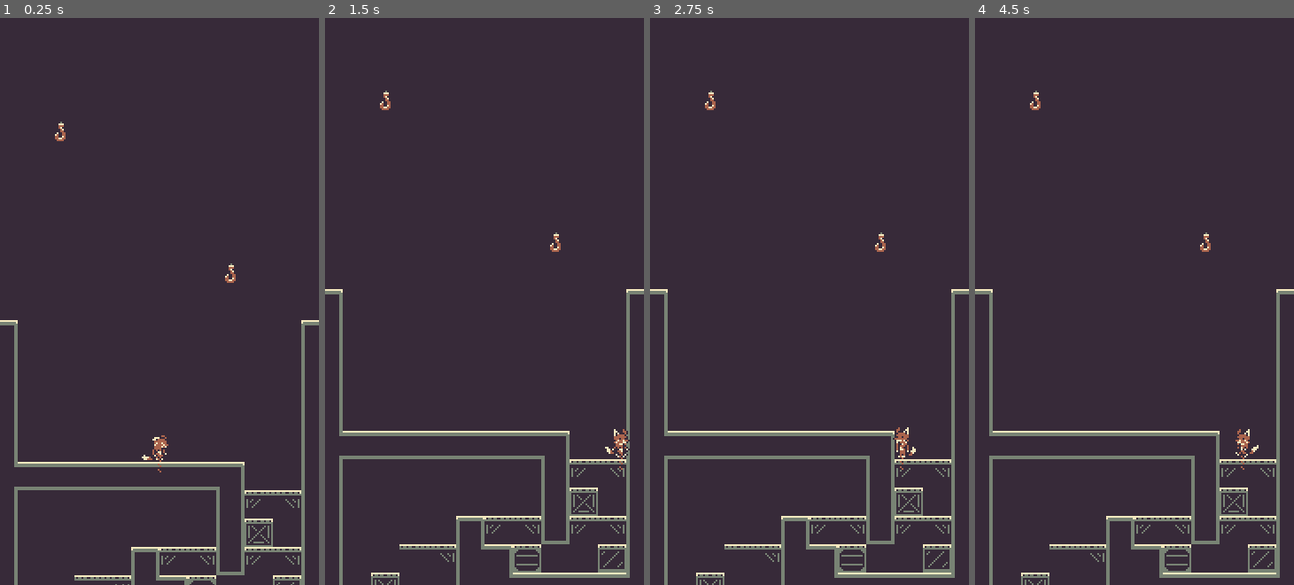
Above: before the commit, frames 1-4 (left to right).
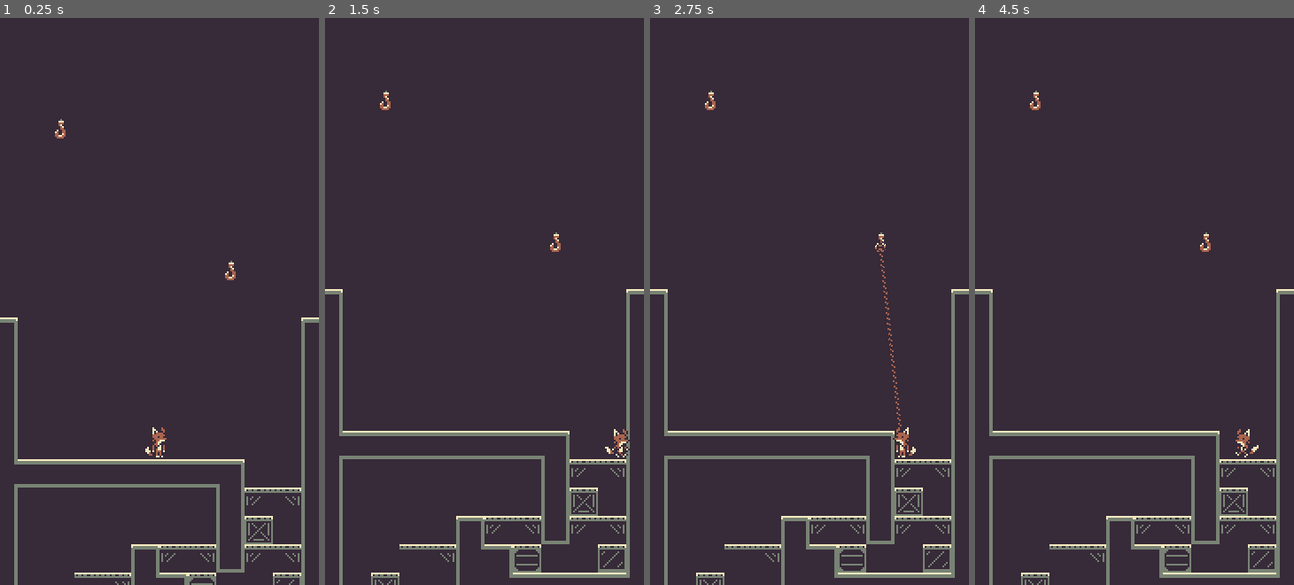
Above: after the commit, the same moments.

Repository: diego-escalante/GO2023-GrapplePack
Game: Godot game, scene res://world/world.tscn
Same seed, same stepped clock (60 frames per second), same inputs: the game is played once before the commit and once after it.
Inputs (mouse positions are in pixels of both pictures, inside the frame that each line leads up to):
- Up to frame 1 (0.25 s): no input
- Up to frame 2 (1.5 s): tap Enter at 0.5 s; move the mouse to (554, 273) at 0.52 s; press the mouse at (554, 273) at 0.53 s; hold D (right) from 0.53 s (still down); tap W (jump) at 0.77 s; move the mouse to (420, 329) at 1.27 s; release the mouse at (420, 329) at 1.28 s; click (420, 329) at 1.35 s
- Up to frame 3 (2.75 s): tap W (jump) at 1.52 s; move the mouse to (841, 176) at 2.02 s; release D (right) at 2.03 s; press the mouse at (841, 176) at 2.03 s; hold A (left) from 2.03 s (still down)
- Up to frame 4 (4.5 s): move the mouse to (1118, 414) at 2.77 s; release A (left) at 2.78 s; release the mouse at (1118, 414) at 2.78 s; hold D (right) 2.78-4.28 s; click (1118, 414) at 2.85 s; tap W (jump) at 3.02, 3.77 s; move the mouse to (1230, 386) at 3.52 s; press the mouse at (1230, 386) at 3.53 s; move the mouse to (1038, 216) at 4.27 s; release the mouse at (1038, 216) at 4.28 s; hold A (left) from 4.28 s (still down); click (1038, 216) at 4.35 s

The runs differ from the first frame. In frame 1, 3.7% of the frame differs, in the area x 0-100%, y 17-100%; in frame 2, less than 0.1%; in frame 3, 0.2%; in frame 4, less than 0.1%.

Commit message:
Rework how grapple extends, hooks, and retracts

Diff:
--- a/objects/grapple/grapple.gd
+++ b/objects/grapple/grapple.gd
@@ -1,107 +1,139 @@
 extends Node2D
 class_name Grapple
 
-signal extended(is_attached)
-signal pulled
+enum State {IDLE, EXTENDING, HOOKED, RETRACTING}
 
-enum State {IDLE, EXTENDING, EXTENDED, RETRACTING, PULLING}
+@export var input_enabled := true
+@export var speed := 50.0
+@export var grapple_length := 10.0
 
-@export var _grapple_speed := 60.0
-@export var _input_enabled = true
-@export var _grapple_length := 5.0
+var _pointQueryParams := PhysicsPointQueryParameters2D.new()
+var _state := State.IDLE :
+	set(val):
+		visible = val != State.IDLE
+		_state = val
+var _target := Vector2.ZERO
+var _is_target_grappable := false
 
-var target: Vector2
-var _state := State.IDLE
-var _grapple_total_time: float
-var _grapple_time: float
-var _can_attach: bool
-
-@onready var _chain := $Chain as Line2D
-@onready var _hook := $Hook as Sprite2D
-@onready var _raycast := $RayCast2D as RayCast2D
-
-func _unhandled_input(event):
-	if event.is_action_pressed("grapple") and _state == State.IDLE:
-		extend(get_global_mouse_position())
-		pass
-	elif event.is_action_released("grapple") and (_state == State.EXTENDING or _state == State.EXTENDED):
-		print("retract")
-		# Retract
-		pass
+@onready var hook := $Hook as CharacterBody2D
+@onready var hook_raycast := $Hook/RayCast2D as RayCast2D
+@onready var chain := $Chain as Line2D
 
 
-
-func extend(to: Vector2) -> void:
-	_cast_ray(to)
-	_state = State.EXTENDING
-	_grapple_total_time = global_position.distance_to(target) / GameConsts.PIXELS_PER_UNIT / _grapple_speed
-	_grapple_time = 0
-	visible = true
+func _ready() -> void:
+	_pointQueryParams.collide_with_areas = true
+	_pointQueryParams.collide_with_bodies = false
+	_pointQueryParams.collision_mask = 4 # Grappleable areas are on Layer 3, Bit 2 (zero-indexed).
+	hook.top_level = true
 
 
-func retract() -> void:
-	if _state != State.IDLE or _state != State.RETRACTING:
-		_state = State.RETRACTING
-		_grapple_total_time = global_position.distance_to(target) / GameConsts.PIXELS_PER_UNIT / _grapple_speed
-		_grapple_time = _grapple_total_time
+func _unhandled_input(event: InputEvent) -> void:
+	if event.is_action_pressed("grapple") and _state == State.IDLE and input_enabled:
+		_set_target()
+		_state = State.EXTENDING
+		hook.global_position = global_position
 
-func pull() -> void:
-	if _state != State.IDLE:
-		_state = State.PULLING
-func is_ready() -> bool:
-	return _state == State.IDLE
+	elif event.is_action_released("grapple") and _state != State.IDLE:
+		_state = State.IDLE
+
 
 func _physics_process(delta: float) -> void:
 	match _state:
 		State.IDLE:
-			pass
-
-		State.PULLING:
-			_set_grapple_head(target)
-			if target == global_position:
-				_state = State.IDLE
-				visible = false
-				pulled.emit()
-
+			return
 		State.EXTENDING:
-			_grapple_time = min(_grapple_time + delta, _grapple_total_time)
-			var current_position := global_position.lerp(target, _grapple_time/_grapple_total_time)
-			_set_grapple_head(current_position)
-			if _grapple_time == _grapple_total_time:
-				_state = State.EXTENDED
-				extended.emit(_can_attach)
-
-		State.EXTENDED:
-			_set_grapple_head(target)
-
+			_extend_process(delta)
+		State.HOOKED:
+			_hooked_process(delta)
 		State.RETRACTING:
-			_grapple_time = max(0, _grapple_time - delta)
-			if _grapple_time == 0:
-				_state = State.IDLE
-				visible = false
-			_set_grapple_head(global_position.lerp(target, _grapple_time/_grapple_total_time))
-
-func _cast_ray(to: Vector2):
-	_raycast.enabled = true
-	_raycast.target_position = to_local(position.direction_to(to) * _grapple_length)
-	_raycast.force_raycast_update()
-
-	if not _raycast.is_colliding():
-		# If the grapple won't hit anything, extend it the full way, but don't attach.
-		_can_attach = false
-		target = to
-	elif _raycast.get_collider() is GrappleArea:
-		# If the grapple hits a grapple area, extend it to a grapple area's grapple point, attach.
-		_can_attach = true
-		target = (_raycast.get_collider() as GrappleArea).get_grapple_point(to)
-	else:
-		# if the grapple hits a wall, extend to the wall, but don't attach.
-		_can_attach = false
-		target = _raycast.get_collision_point()
-	_raycast.target_position = Vector2.ZERO
-	_raycast.enabled = false
+			_retract_process(delta)
 
 
-func _set_grapple_head(pos: Vector2) -> void:
-	pass
-#	set_point_position(1, to_local(pos))
+func _extend_process(delta: float) -> void:
+
+	var motion := hook.global_position.direction_to(_target) * speed * delta * GameConsts.PIXELS_PER_UNIT
+	var length_traveled := hook.global_position.distance_to(global_position)
+
+	# Make sure to cap the length of the grapple.
+	if length_traveled + motion.length() > grapple_length * GameConsts.PIXELS_PER_UNIT:
+		# if the hook does not catch anything this update, it will be retracting on the next one.
+		_state = State.RETRACTING
+		# cap the motion this update to not overshoot.
+		motion = hook.global_position.direction_to(_target) * (grapple_length * GameConsts.PIXELS_PER_UNIT - length_traveled)
+
+	# Rotate the hook accordingly. This must happen before raycasting, as the raycast direction is
+	# forward relative to the hook's rotation.
+	hook.look_at(_target)
+
+	# Raycast to the new position.
+	hook_raycast.target_position = Vector2.RIGHT * motion.length()
+	hook_raycast.force_raycast_update()
+	if hook_raycast.is_colliding():
+		if hook_raycast.get_collider() is GrappleArea:
+			# Hit a grappleable.
+			hook.global_position = (hook_raycast.get_collider() as GrappleArea).get_grapple_point(hook_raycast.get_collision_point())
+			_state = State.HOOKED
+
+		else:
+			# Hit a wall.
+			hook.global_position = hook_raycast.get_collision_point()
+			_state = State.RETRACTING
+	else:
+		# Nothing impeding the hook.
+		if motion.length() > hook.global_position.distance_to(_target):
+			hook.global_position = _target
+			_state = State.RETRACTING
+		else:
+			hook.global_position += motion
+
+	# Update chain.
+	chain.set_point_position(0, to_local(hook.global_position))
+
+func _hooked_process(delta: float) -> void:
+	# Rotate hook accordingly.
+	hook.look_at(global_position)
+	hook.rotation_degrees += 180
+
+	# Update chain.
+	chain.set_point_position(0, to_local(hook.global_position))
+
+
+func _retract_process(delta: float) -> void:
+	# Move the hook's position.
+	var motion := hook.global_position.direction_to(global_position) * speed * delta * GameConsts.PIXELS_PER_UNIT
+	if motion.length() > hook.global_position.distance_to(global_position):
+		hook.global_position = global_position
+		_state = State.IDLE
+	else:
+		hook.global_position += motion
+
+	# Rotate the hook accordingly.
+	hook.look_at(global_position)
+	hook.rotation_degrees += 180
+
+	# Update chain.
+	chain.set_point_position(0, to_local(hook.global_position))
+
+
+
+func _set_target() -> void:
+	var mouse_pos := get_global_mouse_position()
+	var grapple_area := _get_grapple_area(mouse_pos)
+	if grapple_area == null:
+		_target = mouse_pos
+		_is_target_grappable = false
+	else:
+		_target = grapple_area.get_grapple_point(mouse_pos)
+		_is_target_grappable = true
+
+
+func _get_grapple_area(at_position: Vector2) -> GrappleArea:
+	_pointQueryParams.position = at_position
+	var result := get_world_2d().direct_space_state.intersect_point(_pointQueryParams, 1)
+	if result.is_empty():
+		return null
+	return result.front().get("collider") as GrappleArea
+
+
+func get_direction() -> Vector2:
+	return global_position.direction_to(hook.global_position)
--- a/objects/grapple/grapple.tscn
+++ b/objects/grapple/grapple.tscn
@@ -1,27 +1,37 @@
-[gd_scene load_steps=5 format=3 uid="uid://d0h6gwsg2ewh2"]
+[gd_scene load_steps=6 format=3 uid="uid://d0h6gwsg2ewh2"]
 
 [ext_resource type="Script" path="res://objects/grapple/grapple.gd" id="1_iy5ks"]
 [ext_resource type="Texture2D" uid="uid://ck7n7p5dqrg5e" path="res://aseprite/grapple_chain.png" id="2_hirps"]
 [ext_resource type="Texture2D" uid="uid://bvevp17ts57m5" path="res://aseprite/tilemap.png" id="3_f64nv"]
 
-[sub_resource type="AtlasTexture" id="AtlasTexture_ycsix"]
+[sub_resource type="AtlasTexture" id="AtlasTexture_m1sw7"]
 atlas = ExtResource("3_f64nv")
-region = Rect2(164, 117, 8, 6)
+region = Rect2(165, 116, 6, 8)
+
+[sub_resource type="CircleShape2D" id="CircleShape2D_cdfxe"]
+radius = 1.41421
 
 [node name="Grapple" type="Node2D"]
 script = ExtResource("1_iy5ks")
 
 [node name="Chain" type="Line2D" parent="."]
 texture_repeat = 2
-points = PackedVector2Array(0, 0, 0, 16)
+points = PackedVector2Array(0, 0, 0, 0)
 width = 2.0
 texture = ExtResource("2_hirps")
 texture_mode = 1
 
-[node name="Hook" type="Sprite2D" parent="."]
-texture = SubResource("AtlasTexture_ycsix")
+[node name="Hook" type="CharacterBody2D" parent="."]
+collision_layer = 0
+motion_mode = 1
 
-[node name="RayCast2D" type="RayCast2D" parent="."]
+[node name="Sprite2D" type="Sprite2D" parent="Hook"]
+texture = SubResource("AtlasTexture_m1sw7")
+
+[node name="CollisionShape2D" type="CollisionShape2D" parent="Hook"]
+shape = SubResource("CircleShape2D_cdfxe")
+
+[node name="RayCast2D" type="RayCast2D" parent="Hook"]
 target_position = Vector2(0, 0)
 collision_mask = 5
 collide_with_areas = true
--- /dev/null
+++ b/objects/grapple/grapple_old.gd
@@ -0,0 +1,107 @@
+extends Node2D
+class_name GrappleOld
+
+signal extended(is_attached)
+signal pulled
+
+enum State {IDLE, EXTENDING, EXTENDED, RETRACTING, PULLING}
+
+@export var _grapple_speed := 60.0
+@export var _input_enabled = true
+@export var _grapple_length := 5.0
+
+var target: Vector2
+var _state := State.IDLE
+var _grapple_total_time: float
+var _grapple_time: float
+var _can_attach: bool
+
+@onready var _chain := $Chain as Line2D
+@onready var _hook := $Hook as Sprite2D
+@onready var _raycast := $RayCast2D as RayCast2D
+
+func _unhandled_input(event):
+	if event.is_action_pressed("grapple") and _state == State.IDLE:
+		extend(get_global_mouse_position())
+		pass
+	elif event.is_action_released("grapple") and (_state == State.EXTENDING or _state == State.EXTENDED):
+		print("retract")
+		# Retract
+		pass
+
+
+
+func extend(to: Vector2) -> void:
+	_cast_ray(to)
+	_state = State.EXTENDING
+	_grapple_total_time = global_position.distance_to(target) / GameConsts.PIXELS_PER_UNIT / _grapple_speed
+	_grapple_time = 0
+	visible = true
+
+
+func retract() -> void:
+	if _state != State.IDLE or _state != State.RETRACTING:
+		_state = State.RETRACTING
+		_grapple_total_time = global_position.distance_to(target) / GameConsts.PIXELS_PER_UNIT / _grapple_speed
+		_grapple_time = _grapple_total_time
+
+func pull() -> void:
+	if _state != State.IDLE:
+		_state = State.PULLING
+func is_ready() -> bool:
+	return _state == State.IDLE
+
+func _physics_process(delta: float) -> void:
+	match _state:
+		State.IDLE:
+			pass
+
+		State.PULLING:
+			_set_grapple_head(target)
+			if target == global_position:
+				_state = State.IDLE
+				visible = false
+				pulled.emit()
+
+		State.EXTENDING:
+			_grapple_time = min(_grapple_time + delta, _grapple_total_time)
+			var current_position := global_position.lerp(target, _grapple_time/_grapple_total_time)
+			_set_grapple_head(current_position)
+			if _grapple_time == _grapple_total_time:
+				_state = State.EXTENDED
+				extended.emit(_can_attach)
+
+		State.EXTENDED:
+			_set_grapple_head(target)
+
+		State.RETRACTING:
+			_grapple_time = max(0, _grapple_time - delta)
+			if _grapple_time == 0:
+				_state = State.IDLE
+				visible = false
+			_set_grapple_head(global_position.lerp(target, _grapple_time/_grapple_total_time))
+
+func _cast_ray(to: Vector2):
+	_raycast.enabled = true
+	_raycast.target_position = to_local(position.direction_to(to) * _grapple_length)
+	_raycast.force_raycast_update()
+
+	if not _raycast.is_colliding():
+		# If the grapple won't hit anything, extend it the full way, but don't attach.
+		_can_attach = false
+		target = to
+	elif _raycast.get_collider() is GrappleArea:
+		# If the grapple hits a grapple area, extend it to a grapple area's grapple point, attach.
+		_can_attach = true
+		target = (_raycast.get_collider() as GrappleArea).get_grapple_point(to)
+	else:
+		# if the grapple hits a wall, extend to the wall, but don't attach.
+		_can_attach = false
+		target = _raycast.get_collision_point()
+	_raycast.target_position = Vector2.ZERO
+	_raycast.enabled = false
+
+
+func _set_grapple_head(pos: Vector2) -> void:
+	pass
+#	set_point_position(1, to_local(pos))
--- a/player/player.tscn
+++ b/player/player.tscn
@@ -184,9 +184,12 @@
 size = Vector2(7, 15)
 
 [node name="Player" type="CharacterBody2D"]
+z_index = 1
 collision_layer = 2
 collision_mask = 9
 script = ExtResource("1_ufqt5")
+
+[node name="Grapple" parent="." instance=ExtResource("6_quhdi")]
 
 [node name="AnimatedSprite2D" type="AnimatedSprite2D" parent="."]
 sprite_frames = SubResource("SpriteFrames_bg1fq")
@@ -197,8 +200,6 @@
 position = Vector2(-0.5, 1.5)
 shape = SubResource("RectangleShape2D_tqqhr")
 
-[node name="Grapple" parent="." instance=ExtResource("6_quhdi")]
-
 [node name="StateMachine" type="Node" parent="."]
 script = ExtResource("3_1rcoo")
 _initial_state = NodePath("Platforming")
--- a/world/world.tscn
+++ b/world/world.tscn
@@ -1,8 +1,11 @@
-[gd_scene load_steps=4 format=3 uid="uid://dhpnel4052tqj"]
+[gd_scene load_steps=5 format=3 uid="uid://dhpnel4052tqj"]
 
 [ext_resource type="TileSet" uid="uid://cgl371nhk6ocg" path="res://world/tileset.tres" id="1_1mopq"]
 [ext_resource type="PackedScene" uid="uid://blwf38bh4id4k" path="res://player/player.tscn" id="2_6deeh"]
 [ext_resource type="Script" path="res://camera/shaking_camera_2d.gd" id="5_ygp26"]
+
+[sub_resource type="CircleShape2D" id="CircleShape2D_4m8pn"]
+radius = 160.0
 
 [node name="world" type="TileMap"]
 tile_set = ExtResource("1_1mopq")
@@ -10,14 +13,18 @@
 layer_0/tile_data = PackedInt32Array(65535, 655361, 0, 0, 655361, 0, 1, 655361, 0, 2, 327681, 1, 3, 589825, 2, 4, 58982 …(2444 unchanged characters)…
 
 [node name="Player" parent="." instance=ExtResource("2_6deeh")]
-position = Vector2(0, -264)
+position = Vector2(0, -249)
 
 [node name="RemoteTransform2D" type="RemoteTransform2D" parent="Player"]
 position = Vector2(0, -80)
 remote_path = NodePath("../../Camera")
 
+[node name="CollisionShape2D2" type="CollisionShape2D" parent="Player"]
+shape = SubResource("CircleShape2D_4m8pn")
+disabled = true
+
 [node name="Camera" type="Camera2D" parent="."]
-position = Vector2(0, -344)
+position = Vector2(0, -329)
 ignore_rotation = false
 limit_left = -90
 limit_right = 90
Binary file changed: aseprite/tilemap.aseprite
Binary file changed: aseprite/tilemap.png
